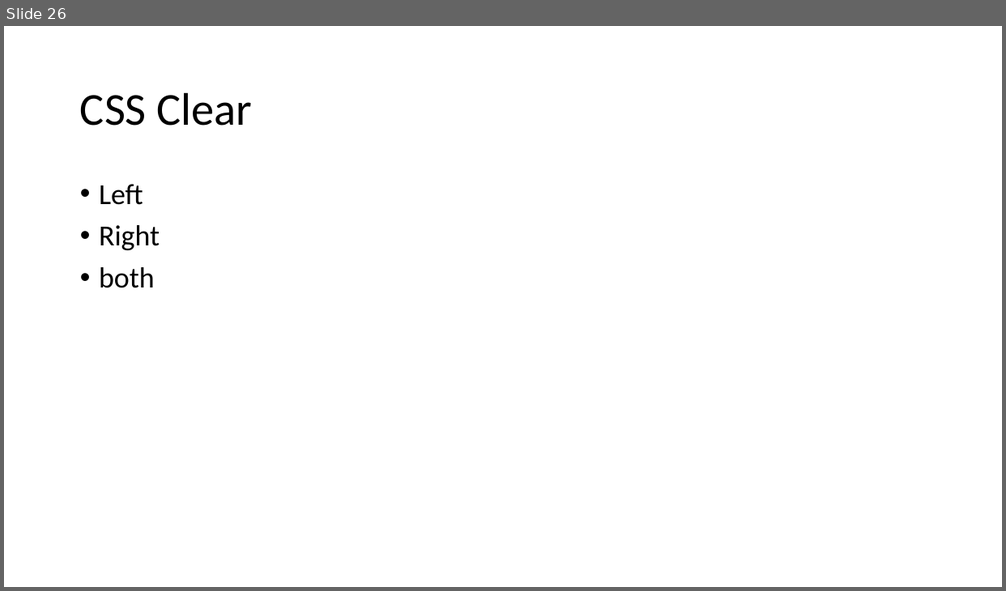
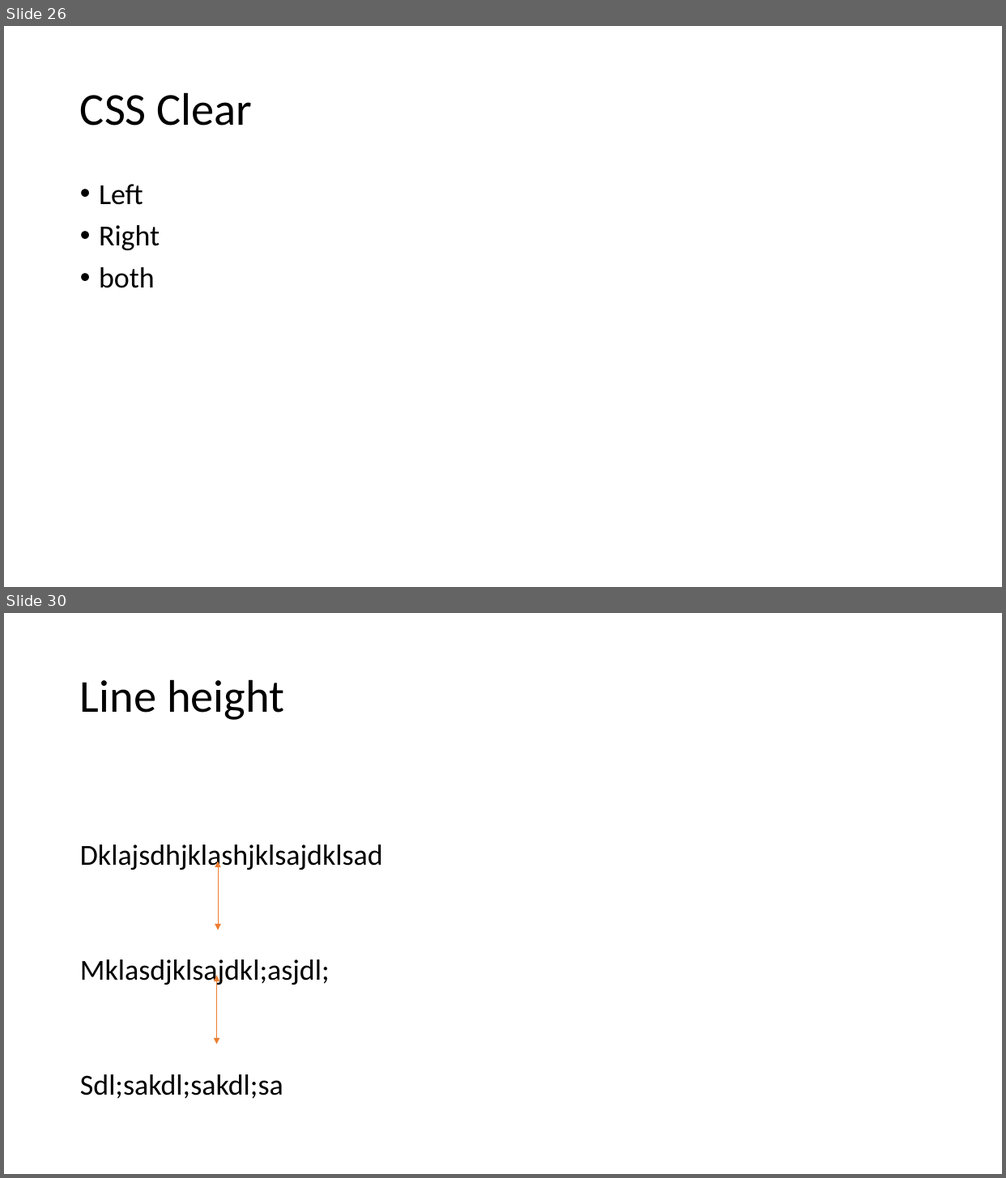
Before and after one commit to PiyushChaturvedii/Batch05, a slide deck: CSS3.pptx. Shown one above the other, each under a label of ours: slide 26 before the commit, slides 26 and 30 after it; the slides between them are not shown. The pictures are 1006x591 and 1006x1178 pixels, drawn with LibreOffice and Linux fonts; fonts in the diff are those of the drawing. Boxes give left, top, right and bottom in pixels: in the first picture for what was removed or moved away, otherwise in the second. Text is boxed around its words. In the diff, an @@ line names an element or a change of style, - is before the commit and + after.

```diff
--- a/CSS3.pptx
+++ b/CSS3.pptx
@@ slide 30 added at bbox=[4, 613, 1002, 1174], background #FFFFFF @@
@@ title added at bbox=[80, 679, 284, 720], 44 pt, text #000000 @@
+Line height
@@ text added at bbox=[80, 845, 383, 1099], 28 pt, text #000000 @@
+Dklajsdhjklashjklsajdklsad
+Mklasdjklsajdkl;asjdl;
+Sdl;sakdl;sakdl;sa
@@ double arrow added from (218, 862) to (218, 931), #ED7D31 0.5 pt @@
@@ double arrow added from (216, 975) to (216, 1044), #ED7D31 0.5 pt @@
```
Also in this commit, not shown: 9 other slides added, 6 other files.
